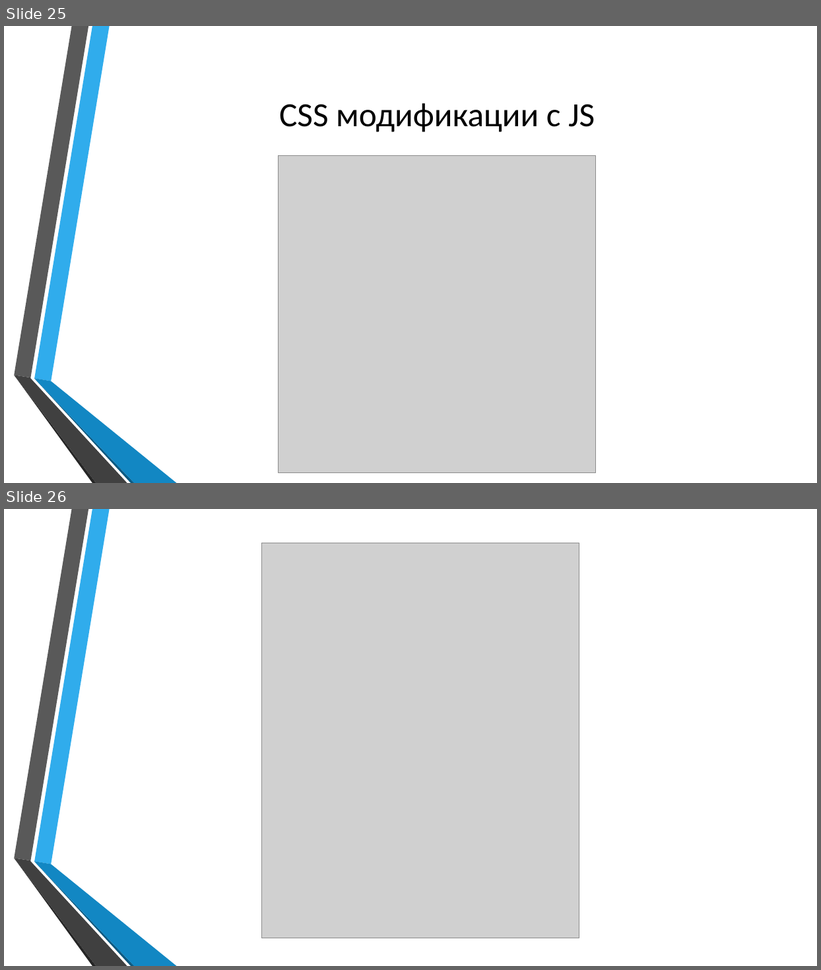
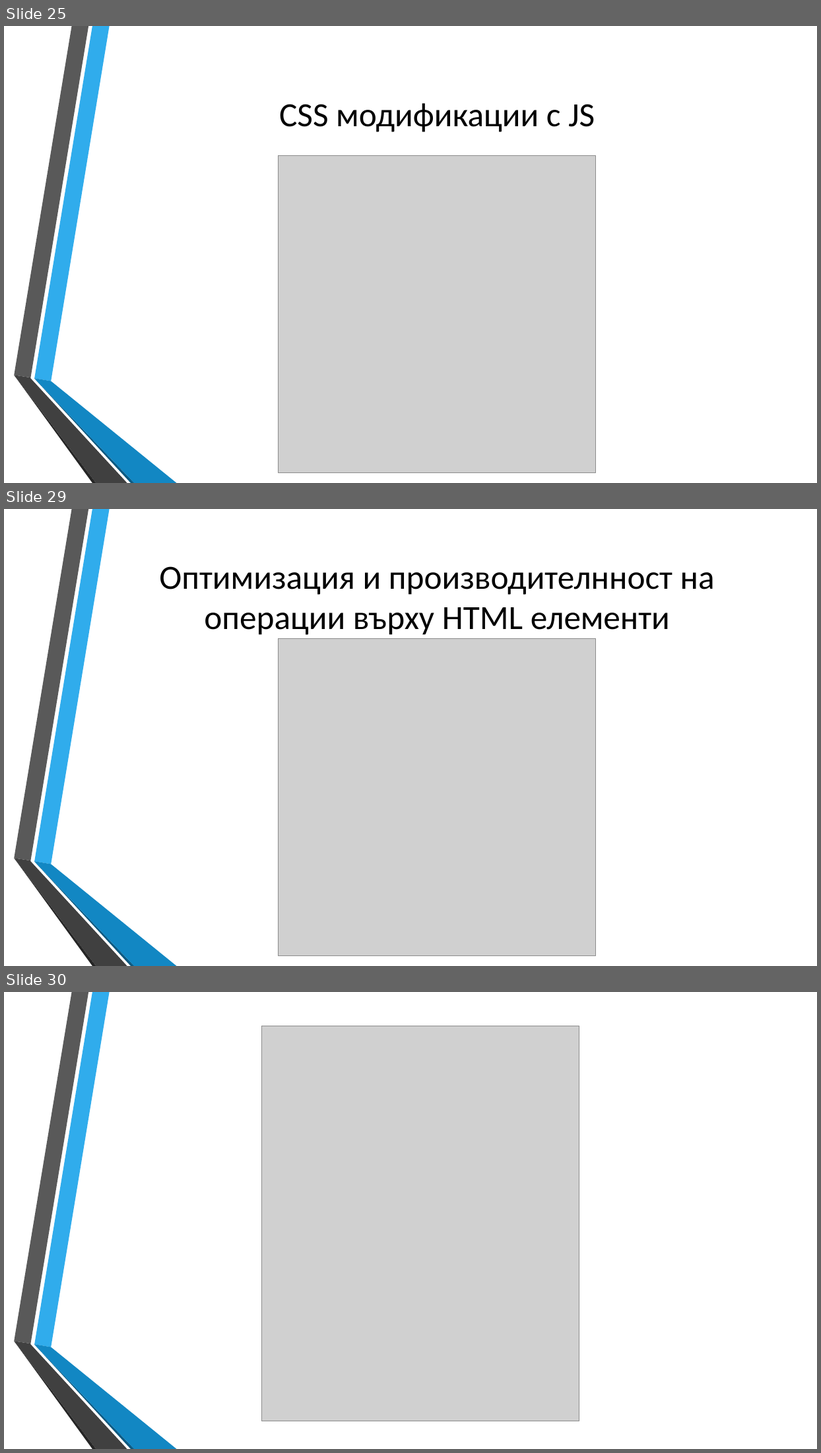
Before and after one commit to dnmitev/IT-Academy, a slide deck: JS Fundamentals/9.DOM&CSS/DOM&CSS.pptx. Shown one above the other, each under a label of ours: slides 25 and 26 before the commit, slides 25, 29 and 30 after it; the slides between them are not shown. The pictures are 821x970 and 821x1453 pixels, drawn with LibreOffice and Linux fonts; fonts in the diff are those of the drawing; grey boxes stand for pictures; background and template pictures are left out. Boxes give left, top, right and bottom in pixels: in the first picture for what was removed or moved away, otherwise in the second. Text is boxed around its words. In the diff, an @@ line names an element or a change of style, - is before the commit and + after.

```diff
--- a/JS Fundamentals/9.DOM&CSS/DOM&CSS.pptx
+++ b/JS Fundamentals/9.DOM&CSS/DOM&CSS.pptx
@@ slide 29 added at [4,509,817,966], background picture (left out); not listed: 6 template elements that a slide beside it also shows @@
@@ title added at [159,566,715,635], 40 pt, text #000000 @@
+Оптимизация и производителнност на операции върху HTML елементи
@@ picture added at [279,639,596,956] @@
@@ what was slide 26 is now slide 30 @@
```
Also in this commit, not shown: 1 slide changed, 3 other slides added, 2 other files.
